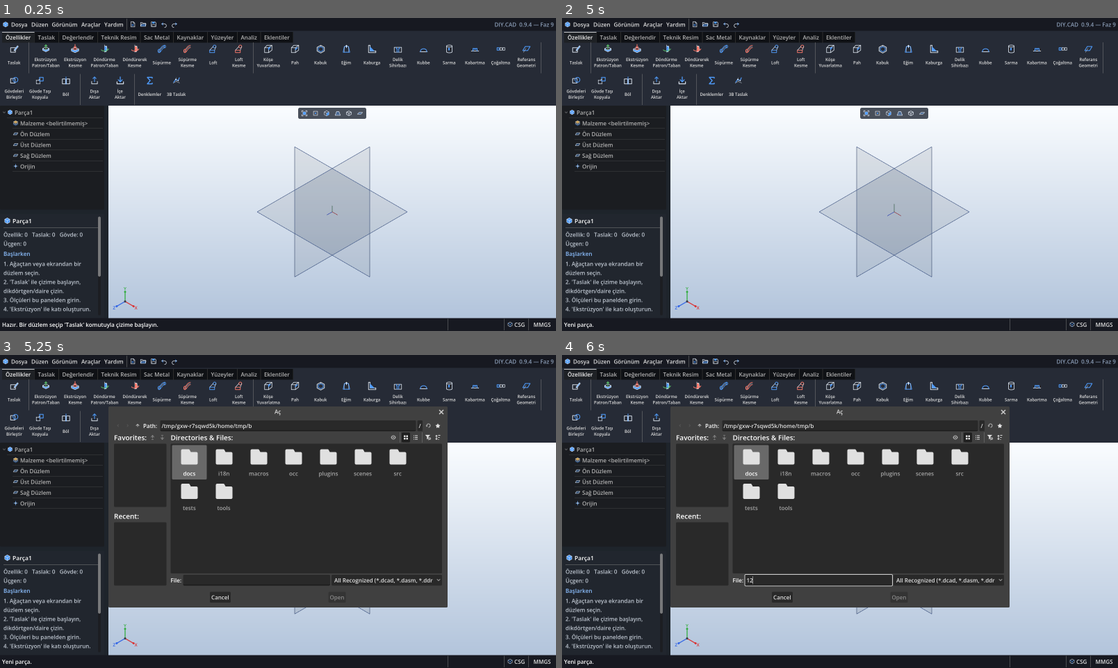
Above: before the commit, frames 1-4 (two rows, left to right).
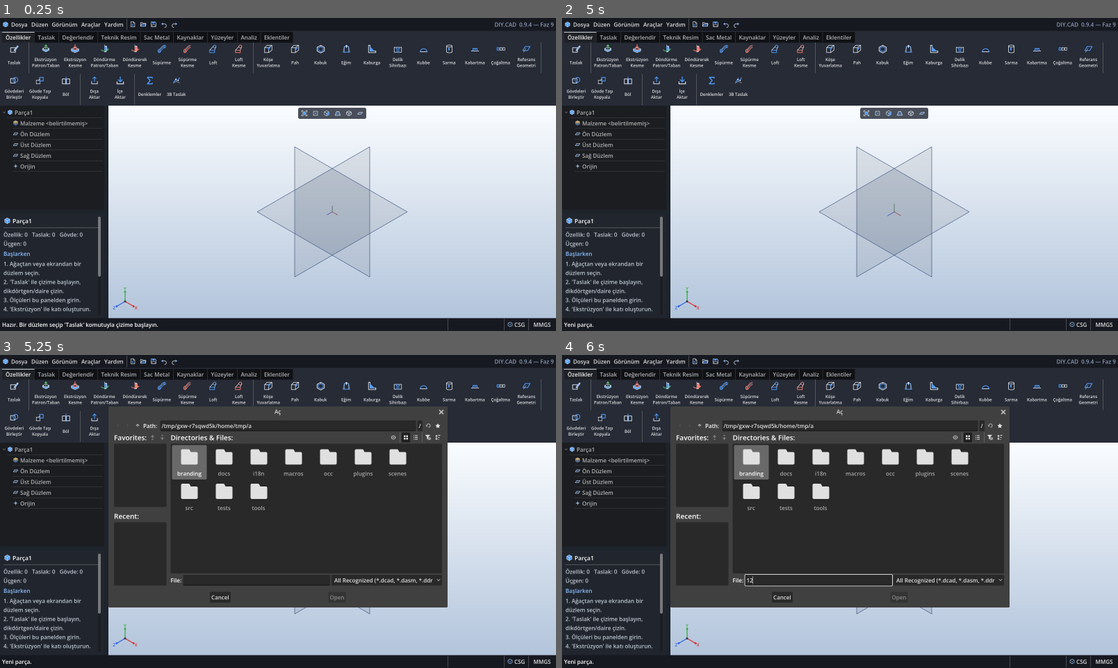
Above: after the commit, the same moments.

Repository: emirrdumann729-ui/DIY.CAD
Game: Godot game, scene res://scenes/main.tscn
The game is run twice, just before and just after one commit, with the same random seed, the same clock (stepped at 60 frames per second) and the same inputs.
Inputs (mouse positions are in pixels of both pictures, inside the frame that each line leads up to):
- Up to frame 1 (0.25 s): no input
- Up to frame 2 (5 s): click "Dosya" at 0.5 s; click "Düzen" at 1.25 s; click "Görünüm" at 2 s; click "Araçlar" at 2.75 s; click "Yardım" at 3.5 s; click (695, 24) at 4.27 s
- Up to frame 3 (5.25 s): click (144, 361) at 5.02 s
- Up to frame 4 (6 s): click (817, 580) at 5.77 s; type "12" at 5.85 s

Frames 1-2 are identical in both runs. In frame 3, 0.4% of the frame differs, in the area x 31-74%, y 22-50%; in frame 4, 0.4%.

Commit message:
New logo and banner
- branding/: logo, logo mark without text (small icon sizes) and splash image;
  tools/make_icon.gd builds icon.ico from them (16-32 px use the mark).
- Window icon from branding/icon_small.png; DIY.CAD startup splash instead of
  the engine logo.
- README (EN / TR): banner at the top (docs/branding/).

Diff:
--- a/icon.svg
+++ /dev/null
@@ -1,6 +0,0 @@
-<svg xmlns="http://www.w3.org/2000/svg" width="128" height="128" viewBox="0 0 128 128">
-  <rect x="4" y="4" width="120" height="120" rx="22" fill="#1d2633"/>
-  <path d="M30 84 L64 100 L98 84 L98 46 L64 30 L30 46 Z" fill="#3b82f6" stroke="#cfe3ff" stroke-width="4" stroke-linejoin="round"/>
-  <path d="M30 46 L64 62 L98 46 M64 62 L64 100" fill="none" stroke="#cfe3ff" stroke-width="4" stroke-linejoin="round"/>
-  <circle cx="64" cy="46" r="8" fill="#1d2633" stroke="#cfe3ff" stroke-width="3"/>
-</svg>
--- a/project.godot
+++ b/project.godot
@@ -10,7 +10,10 @@
 run/main_scene="res://scenes/main.tscn"
 config/features=PackedStringArray("4.7", "Forward Plus")
 run/low_processor_mode=true
-config/icon="res://icon.svg"
+config/icon="res://branding/icon_small.png"
+boot_splash/bg_color=Color(0.973, 0.98, 0.996, 1)
+boot_splash/stretch_mode=0
+boot_splash/image="res://branding/splash.png"
 
 [display]
 
--- a/tools/make_icon.gd
+++ b/tools/make_icon.gd
@@ -1,24 +1,31 @@
 extends SceneTree
-## icon.svg'den Windows simgesi (icon.ico: 16–256 px PNG girdili) üretir.
+## Logodan Windows simgesi (icon.ico: 16–256 px PNG girdili) üretir.
+## Küçük boyutlarda (≤ 32 px) yazısız simge (branding/icon_small.png), büyüklerde tam logo (branding/logo.png).
 ##   Godot_v4.7.1-stable_win64_console.exe --headless --path . --script res://tools/make_icon.gd
 
 const SIZES := [16, 24, 32, 48, 64, 128, 256]
+const SMALL_MAX := 32
+
+
+func _load(path: String) -> Image:
+	var img := Image.load_from_file(ProjectSettings.globalize_path(path))
+	if img == null or img.is_empty():
+		push_error("Görüntü okunamadı: " + path)
+		return null
+	img.convert(Image.FORMAT_RGBA8)
+	return img
 
 
 func _initialize() -> void:
-	var svg := FileAccess.get_file_as_string("res://icon.svg")
+	var logo := _load("res://branding/logo.png")
+	var small := _load("res://branding/icon_small.png")
+	if logo == null or small == null:
+		quit(1)
+		return
 	var blobs: Array = []
 	for s in SIZES:
-		var img := Image.new()
-		var base := 128.0
-		var err := img.load_svg_from_string(svg, float(s) / base)
-		if err != OK:
-			push_error("SVG okunamadı")
-			quit(1)
-			return
-		if img.get_width() != s:
-			img.resize(s, s, Image.INTERPOLATE_LANCZOS)
-		img.convert(Image.FORMAT_RGBA8)
+		var img := (small if s <= SMALL_MAX else logo).duplicate() as Image
+		img.resize(s, s, Image.INTERPOLATE_LANCZOS)
 		blobs.append(img.save_png_to_buffer())
 	var f := FileAccess.open("res://icon.ico", FileAccess.WRITE)
 	f.store_16(0)
Binary file added: branding/icon_small.png
Not shown, added: branding/icon_small.png.import
Binary file added: branding/logo.png
Not shown, changed: branding/logo.png.import
Binary file added: branding/splash.png
Not shown, added: branding/splash.png.import
Not shown, added: docs/branding/.gdignore
Binary file added: docs/branding/banner.png
Binary file added: docs/branding/logo.png
Binary file changed: icon.ico
Not shown, changed: CHANGELOG.md
